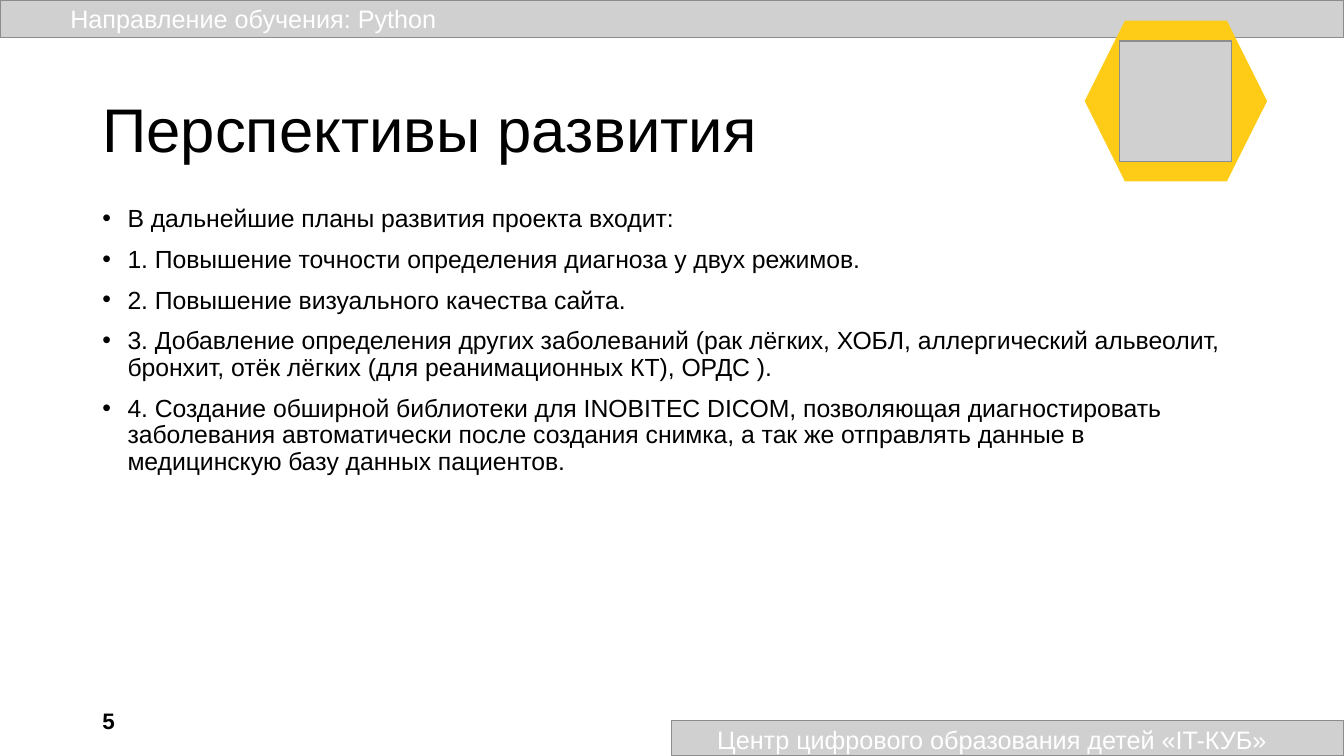
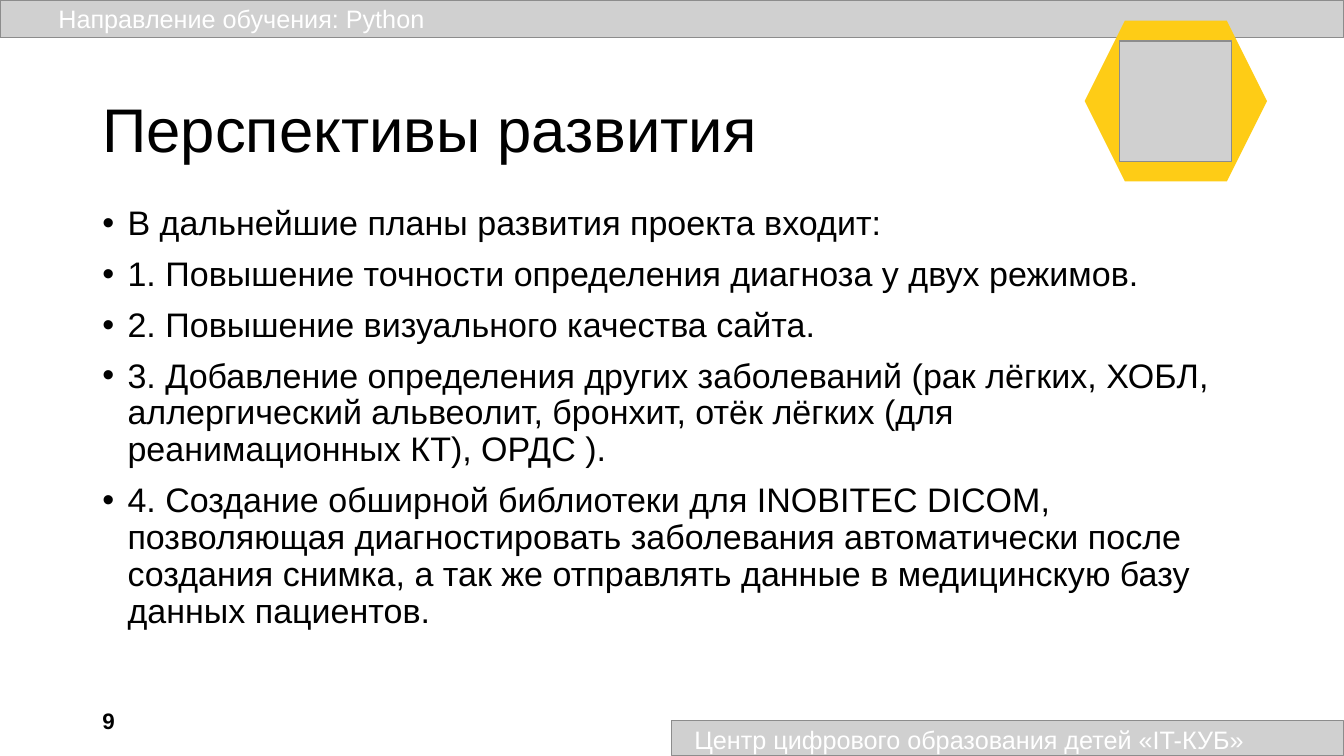
Before and after one commit to AdvoCut007/RayTensor, a slide deck: slide 9 of static/presentation/RayTensor.pptx (slide 5 before the commit). Drawn at 1344x756 pixels with LibreOffice and Linux fonts; fonts in the diff are those of the drawing; grey boxes stand for pictures; background and template pictures are left out. Boxes give left, top, right and bottom in pixels: in the first picture for what was removed or moved away, otherwise in the second. Text is boxed around its words. In the diff, an @@ line names an element or a change of style, - is before the commit and + after.

```diff
--- a/static/presentation/RayTensor.pptx
+++ b/static/presentation/RayTensor.pptx
@@ text "Направление обучения: Python": place and size @@
-text "Направление обучения: Python" at box(70, 10, 436, 33)
+text "Направление обучения: Python" at box(58, 10, 424, 33)
@@ text "В дальнейшие планы развития проекта ..." at box(128, 209, 1208, 629): size 17.6 to 24.4 pt @@
@@ page number at box(102, 713, 114, 729): text changed @@
-5
+9
@@ text "Центр цифрового образования детей «IT-КУБ»": place and size @@
-text "Центр цифрового образования детей «IT-КУБ»" at box(717, 731, 1267, 754)
+text "Центр цифрового образования детей «IT-КУБ»" at box(694, 731, 1244, 754)
```
Also in this commit, not shown: 5 other slides changed, 1 slide added, 2 slides removed, 2 other files.
